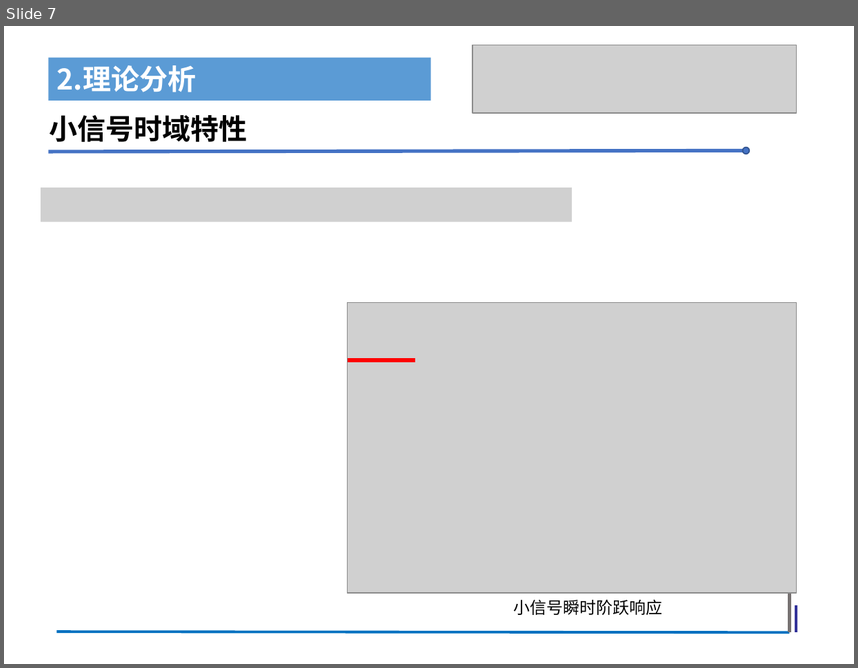
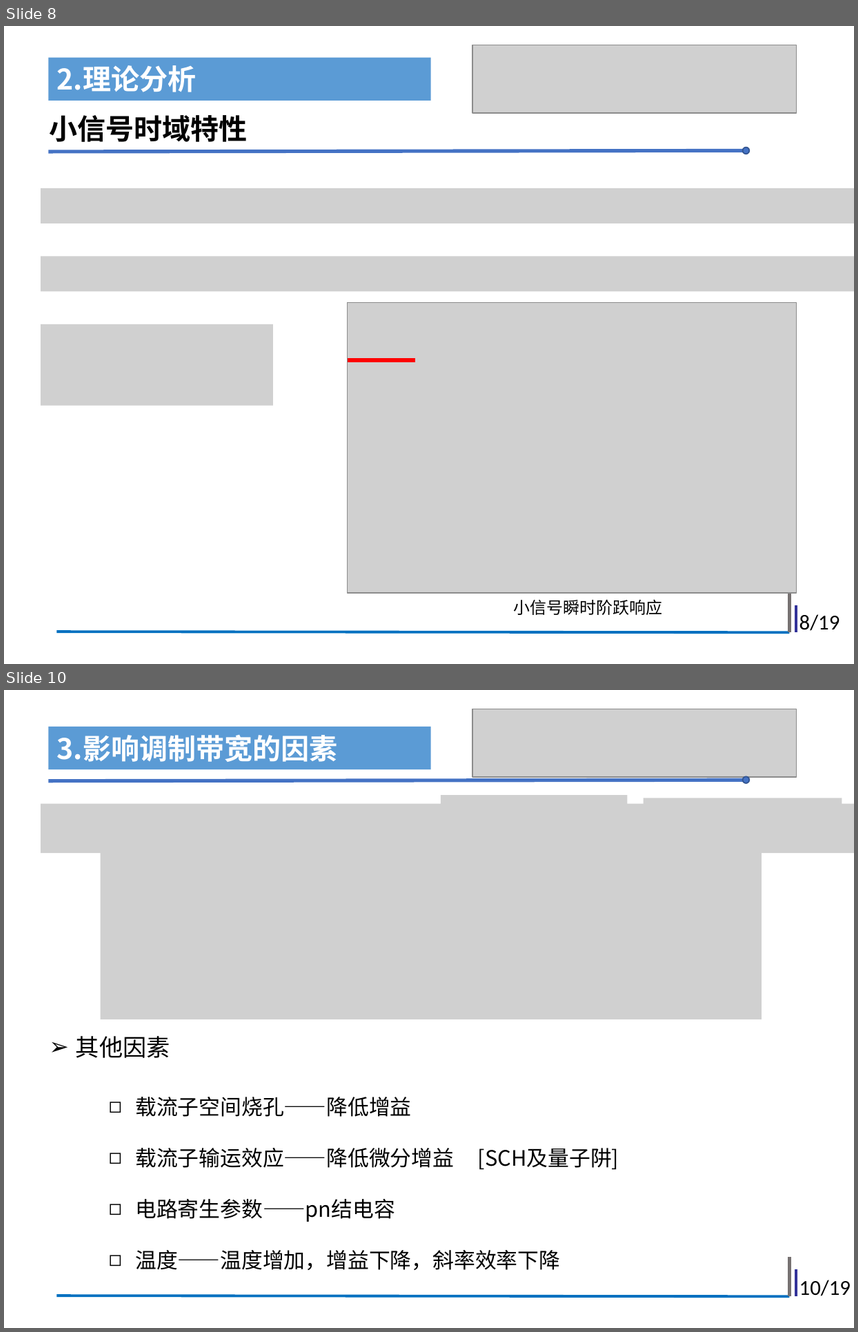
Before and after one commit to Wu-30MKI/Directly-Modulated-Laser, a slide deck: 组会-吴冀亮.pptx. Shown one above the other, each under a label of ours: slide 7 before the commit, slides 8 and 10 after it; the slides between them are not shown. The pictures are 858x668 and 858x1332 pixels, drawn with LibreOffice and Linux fonts; fonts in the diff are those of the drawing; grey boxes stand for pictures. Boxes give left, top, right and bottom in pixels: in the first picture for what was removed or moved away, otherwise in the second. Text is boxed around its words. In the diff, an @@ line names an element or a change of style, - is before the commit and + after.

```diff
--- a/组会-吴冀亮.pptx
+++ b/组会-吴冀亮.pptx
@@ slide 10 added at <box>4,690,854,1328</box>, background #FFFFFF @@
@@ picture added at <box>473,709,796,777</box> @@
@@ rectangle added at <box>48,727,430,769</box>, fill #5B9BD5, 24 pt, text #FFFFFF, bold @@
+3.影响调制带宽的因素
@@ line added from (48, 781) to (749, 780), #4472C4 3 pt @@
@@ ellipse added at <box>743,777,749,784</box>, fill #4472C4, outline #325491 1 pt @@
@@ picture added at <box>41,804,854,854</box> @@
@@ picture added at <box>441,795,628,861</box> @@
@@ picture added at <box>643,798,842,844</box> @@
@@ picture added at <box>100,852,762,1020</box> @@
@@ text added at <box>76,1036,170,1058</box>, 20 pt, text #000000 @@
+➢ 其他因素
@@ text added at <box>135,1096,619,1270</box>, 18 pt, text #000000 @@
+◻ 载流子空间烧孔——降低增益
+◻ 载流子输运效应——降低微分增益 [SCH及量子阱]
+◻ 电路寄生参数——pn结电容
+◻ 温度——温度增加，增益下降，斜率效率下降
@@ line added from (789, 1257) to (789, 1296), #767171 3 pt @@
@@ line added from (796, 1269) to (796, 1296), #333399 2.25 pt @@
@@ text added at <box>800,1279,851,1296</box>, 18 pt, text #000000 @@
+10/19
@@ line added from (56, 1295) to (789, 1296), #0070C0 2.25 pt @@
@@ what was slide 7 is now slide 8 @@
@@ slide 8 changed as well @@
@@ picture: place and size @@
-picture at <box>41,187,572,221</box>
+picture at <box>41,188,854,223</box>
@@ picture added at <box>41,256,854,291</box> @@
@@ picture added at <box>41,324,272,406</box> @@
@@ text added at <box>800,614,840,630</box>, 18 pt, text #000000 @@
+8/19
```
Also in this commit, not shown: 7 other slides changed, 10 other slides added, 9 slides removed.
